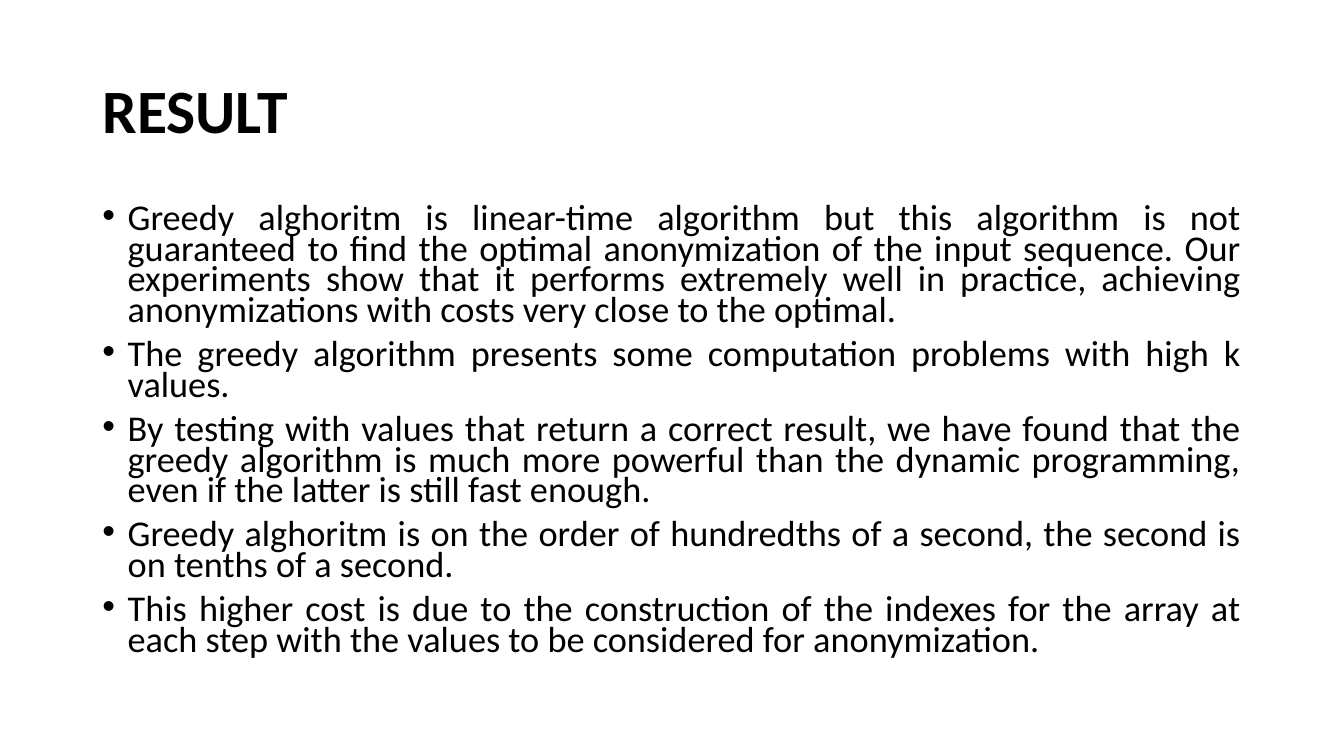
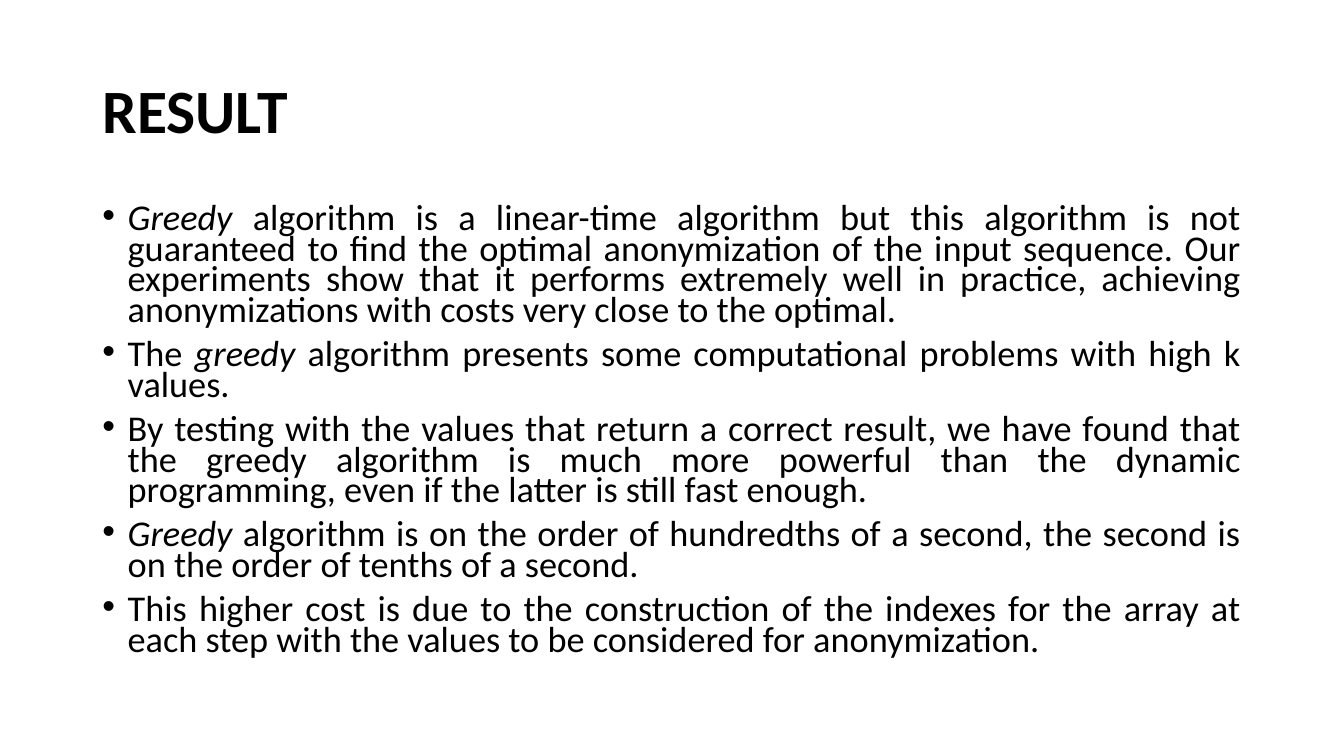
Before and after one commit to enz93/k-degree, a slide deck: slide 6 of Presentazione.pptx. Drawn at 1344x756 pixels with LibreOffice and Linux fonts; fonts in the diff are those of the drawing. Boxes give left, top, right and bottom in pixels: in the first picture for what was removed or moved away, otherwise in the second. Text is boxed around its words. In the diff, an @@ line names an element or a change of style, - is before the commit and + after.

```diff
--- a/Presentazione.pptx
+++ b/Presentazione.pptx
@@ text at (x1=128, y1=204, x2=1241, y2=578): text changed @@
-• Greedy alghoritm is linear-time algorithm but this algorithm is not guaranteed to find the optimal anonymization of the input sequence. Our experiments show that it performs extremely well in practice, achieving anonymizations with costs very close to the optimal.
-• The greedy algorithm presents some computation problems with high k values.
-• By testing with values that return a correct result, we have found that the greedy algorithm is much more powerful than the dynamic programming, even if the latter is still fast enough.
-• Greedy alghoritm is on the order of hundredths of a second, the second is on tenths of a second.
+• Greedy algorithm is a linear-time algorithm but this algorithm is not guaranteed to find the optimal anonymization of the input sequence. Our experiments show that it performs extremely well in practice, achieving anonymizations with costs very close to the optimal.
+• The greedy algorithm presents some computational problems with high k values.
+• By testing with the values that return a correct result, we have found that the greedy algorithm is much more powerful than the dynamic programming, even if the latter is still fast enough.
+• Greedy algorithm is on the order of hundredths of a second, the second is on the order of tenths of a second.
```
Also in this commit, not shown: 9 other slides changed, 1 slide added, 2 slides removed.
